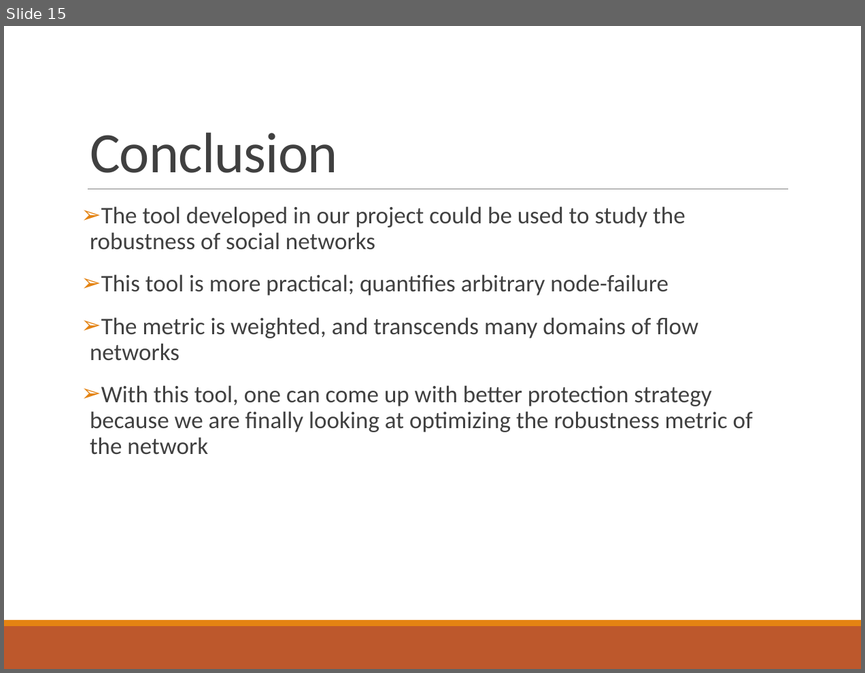
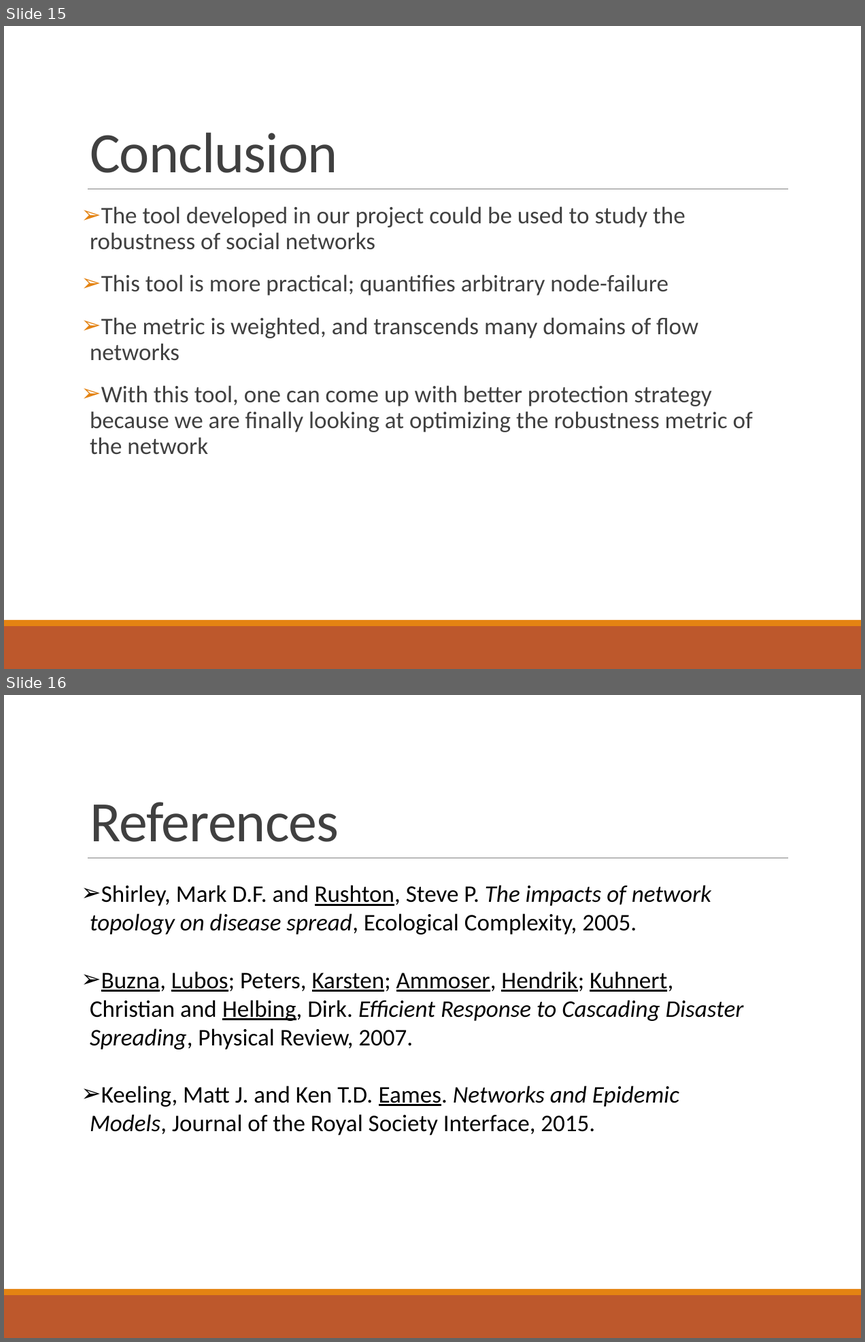
Before and after one commit to ParthaEth/Epidemics_Spreading_With_Cascade_Network, a slide deck: presentation/disease_spreading_presentation.pptx. Shown one above the other, each under a label of ours: slide 15 before the commit, slides 15 and 16 after it. The pictures are 865x673 and 865x1342 pixels, drawn with LibreOffice and Linux fonts; fonts in the diff are those of the drawing. Boxes give left, top, right and bottom in pixels: in the first picture for what was removed or moved away, otherwise in the second. Text is boxed around its words. In the diff, an @@ line names an element or a change of style, - is before the commit and + after.

Commit message:
References added

```diff
--- a/presentation/disease_spreading_presentation.pptx
+++ b/presentation/disease_spreading_presentation.pptx
@@ slide 16 added at <box>4,695,861,1338</box>, background #FFFFFF; not listed: 3 template elements that a slide beside it also shows @@
@@ title added at <box>90,802,339,842</box>, 48 pt, text #404040 @@
+References
@@ text added at <box>90,885,744,1135</box>, 20 pt, text #000000 @@
+➢ Shirley, Mark D.F. and Rushton, Steve P. The impacts of network topology on disease spread, Ecological Complexity, 2005.
+➢ Buzna, Lubos; Peters, Karsten; Ammoser, Hendrik; Kuhnert, Christian and Helbing, Dirk. Efficient Response to Cascading Disaster Spreading, Physical Review, 2007.
+➢ Keeling, Matt J. and Ken T.D. Eames. Networks and Epidemic Models, Journal of the Royal Society Interface, 2015.
```
